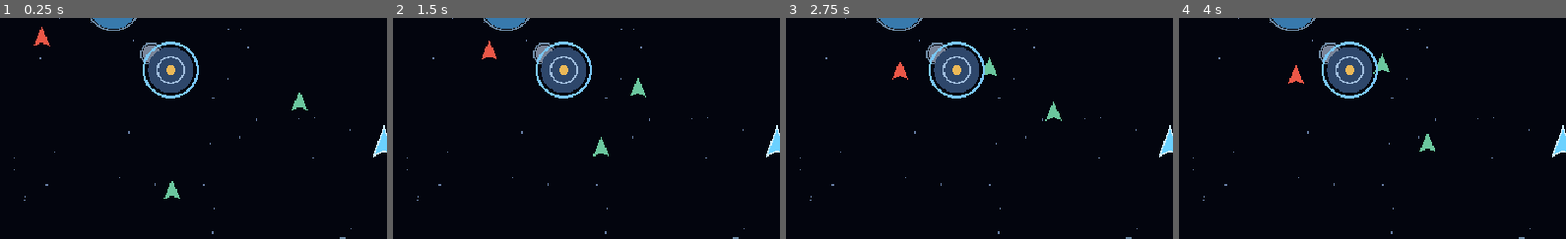
Above: before the commit, frames 1-4 (left to right).
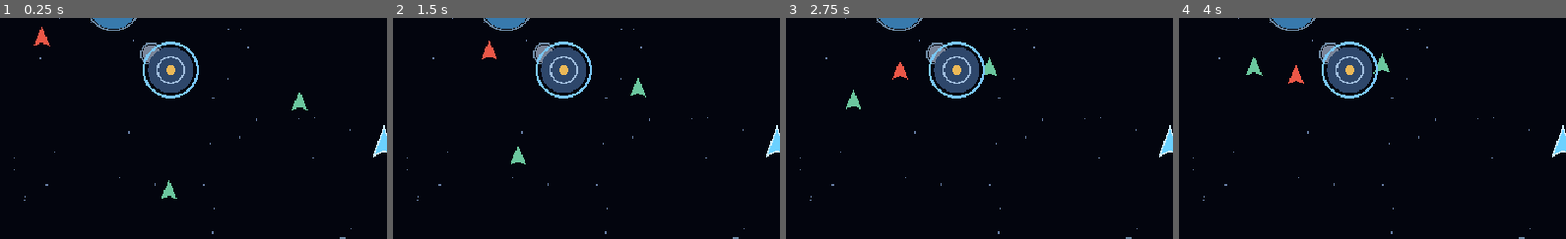
Above: after the commit, the same moments.

Repository: DARTVADER1-DROID/Star-Forge
Game: Godot game, scene res://scenes/main.tscn
The game is run twice, just before and just after one commit, with the same random seed, the same clock (stepped at 60 frames per second) and the same inputs.
Inputs (mouse positions are % of the whole screen's width and height, from its top left):
- Up to frame 1 (0.25 s): no input
- Up to frame 2 (1.5 s): move the mouse to (72, 45) at 0.52 s; click (72, 45) at 0.67 s; drag from (29, 55) to (12, 29) at 1.27 s
- Up to frame 3 (2.75 s): move the mouse to (60, 28) at 2.02 s; click (60, 28) at 2.17 s
- Up to frame 4 (4 s): drag from (45, 70) to (19, 35) at 2.77 s; move the mouse to (80, 65) at 3.52 s; click (80, 65) at 3.67 s
The pictures show only the part of the screen within x 0-50%, y 22-72%; the shares and areas given below are measured in that part.

The runs differ from the first frame. In frame 1, 0.1% of the frame differs, in the area x 41-47%, y 73-82%; in frame 2, 0.3%; in frame 3, 0.3%; in frame 4, 0.3%, in the area x 17-67%, y 17-61%.

Commit message:
Persist game state when Android backgrounds the app

Diff:
--- a/scripts/world/world.gd
+++ b/scripts/world/world.gd
@@ -255,6 +255,12 @@
         nearest.queue_free()
         GameState.save_game()
 
+func _notification(what: int) -> void:
+    if what == NOTIFICATION_APPLICATION_PAUSED:
+        _update_player_state()
+        _save_system_state()
+        GameState.save_game()
+
 func _exit_tree() -> void:
     _update_player_state()
     _save_system_state()
